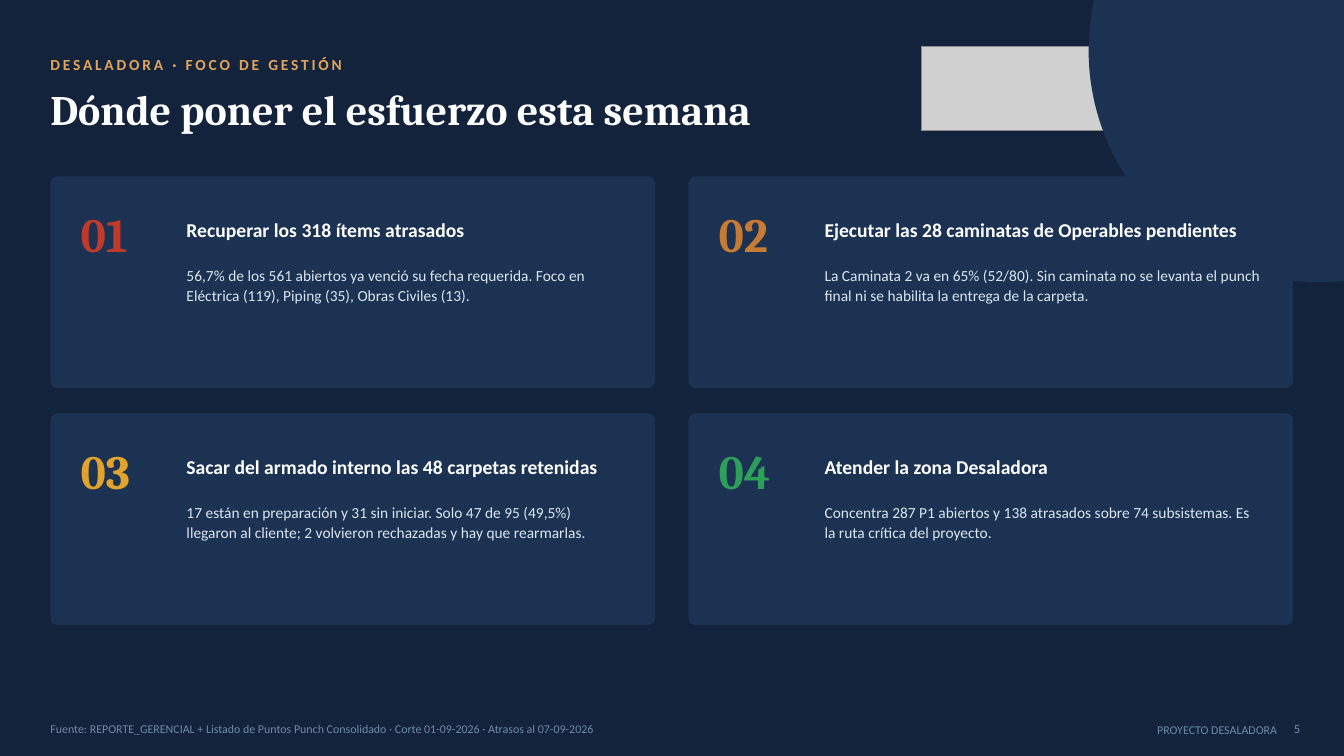
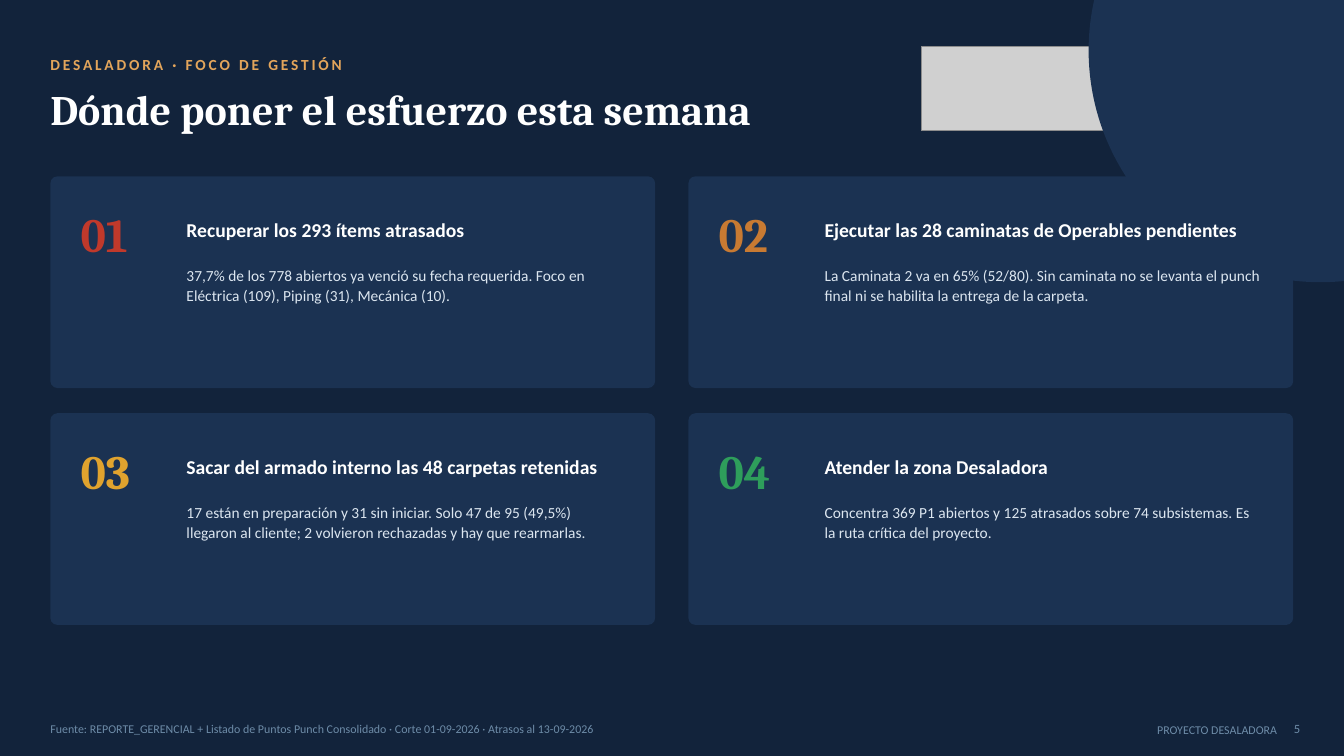
Before and after one commit to tdkvalex/Dashboard-HSEQ, a slide deck: slide 5 of panel_control_TOP_P1/Panel_Control_TOP_P1.pptx. Drawn at 1344x756 pixels with LibreOffice and Linux fonts; fonts in the diff are those of the drawing; grey boxes stand for pictures. Boxes give left, top, right and bottom in pixels: in the first picture for what was removed or moved away, otherwise in the second. Text is boxed around its words. In the diff, an @@ line names an element or a change of style, - is before the commit and + after.

```diff
--- a/panel_control_TOP_P1/Panel_Control_TOP_P1.pptx
+++ b/panel_control_TOP_P1/Panel_Control_TOP_P1.pptx
@@ text at [186,223,464,240]: text changed @@
-Recuperar los 318 ítems atrasados
+Recuperar los 293 ítems atrasados
@@ text at [186,270,585,304]: text changed @@
-56,7% de los 561 abiertos ya venció su fecha requerida. Foco en Eléctrica (119), Piping (35), Obras Civiles (13).
+37,7% de los 778 abiertos ya venció su fecha requerida. Foco en Eléctrica (109), Piping (31), Mecánica (10).
@@ text at [825,507,1250,541]: text changed @@
-Concentra 287 P1 abiertos y 138 atrasados sobre 74 subsistemas. Es la ruta crítica del proyecto.
+Concentra 369 P1 abiertos y 125 atrasados sobre 74 subsistemas. Es la ruta crítica del proyecto.
@@ text at [50,725,594,735]: text changed @@
-Fuente: REPORTE_GERENCIAL + Listado de Puntos Punch Consolidado · Corte 01-09-2026 · Atrasos al 07-09-2026
+Fuente: REPORTE_GERENCIAL + Listado de Puntos Punch Consolidado · Corte 01-09-2026 · Atrasos al 13-09-2026
```
Also in this commit, not shown: 4 other slides changed, 3 other files.
